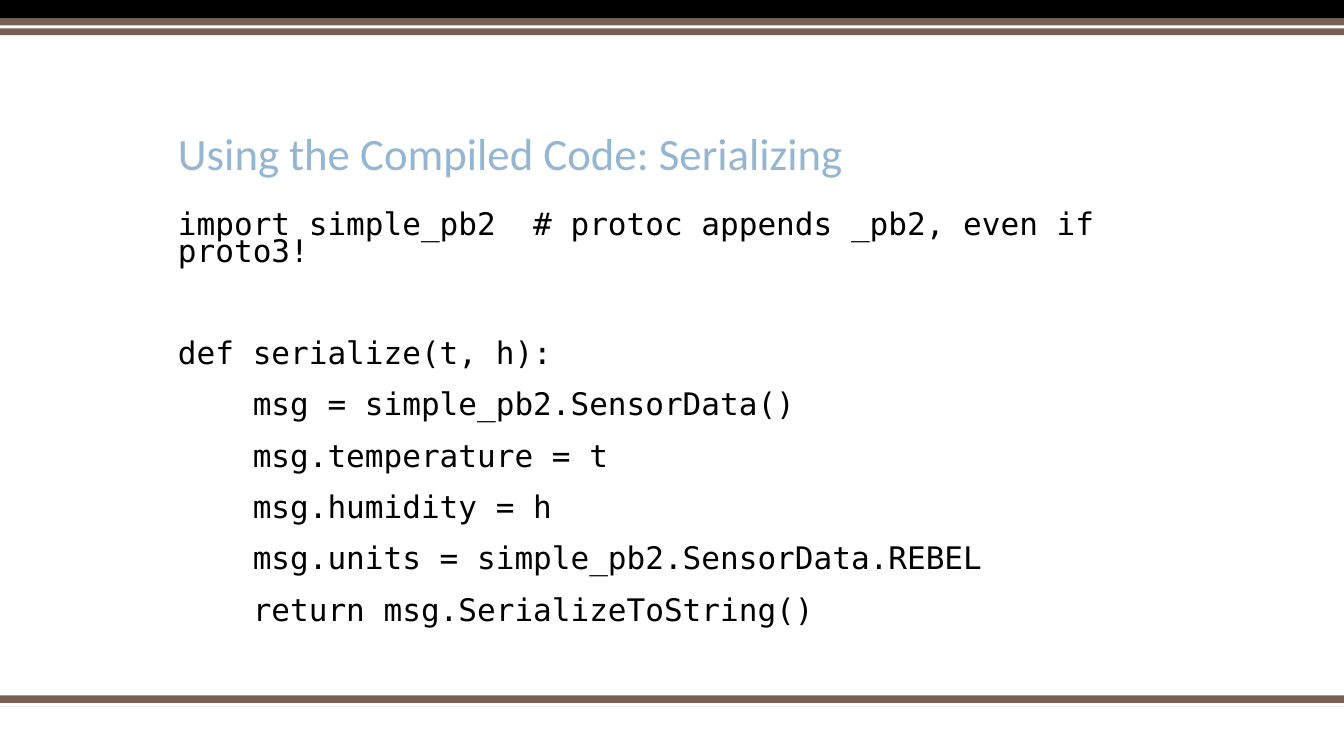
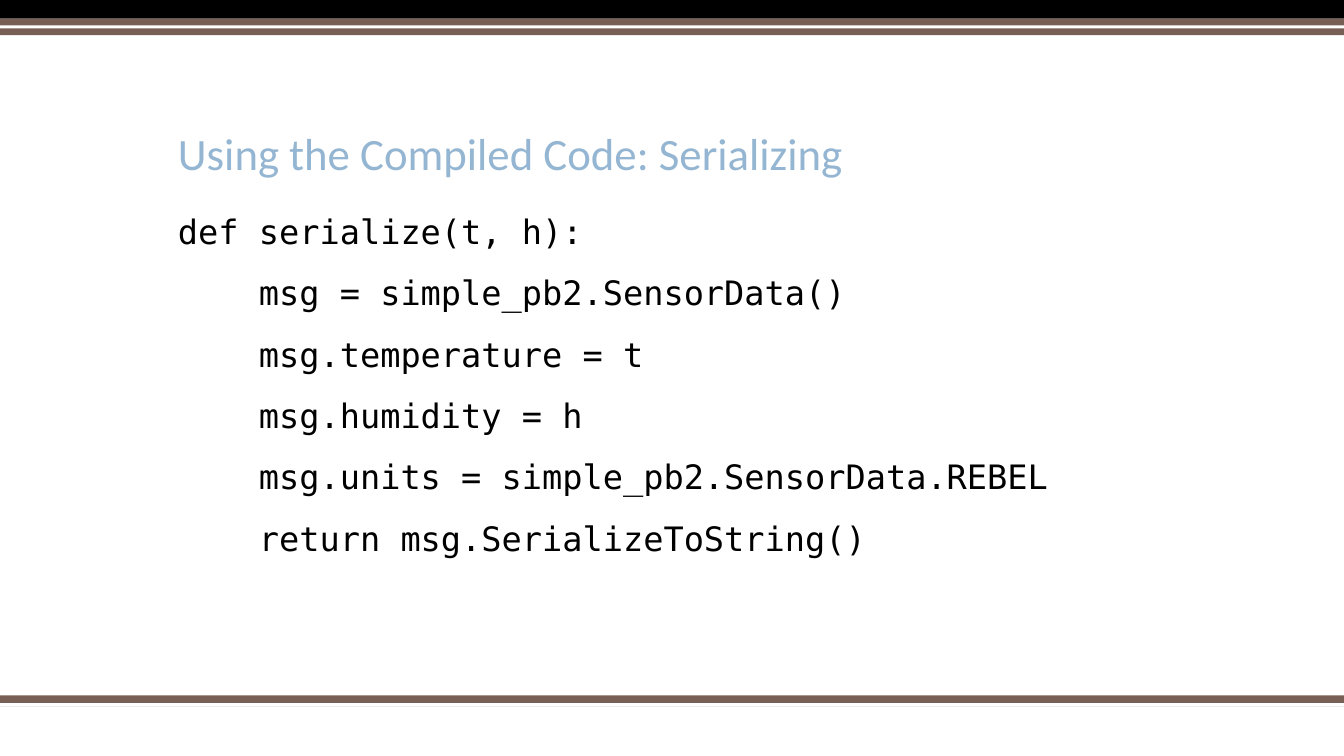
Before and after one commit to kerchen/PyOhioProtobuf, a slide deck: slide 11 of PythonProtobufPyOhio2017.pptx (slide 8 before the commit). Drawn at 1344x756 pixels with LibreOffice and Linux fonts; fonts in the diff are those of the drawing; background and template pictures are left out. Boxes give left, top, right and bottom in pixels: in the first picture for what was removed or moved away, otherwise in the second. Text is boxed around its words. In the diff, an @@ line names an element or a change of style, - is before the commit and + after.

```diff
--- a/PythonProtobufPyOhio2017.pptx
+++ b/PythonProtobufPyOhio2017.pptx
@@ text "def serialize(t, h):" at (x1=178, y1=218, x2=1048, y2=558): size 22.2 to 24 pt; line spacing 0.7 to 0.9 @@
@@ text at (x1=178, y1=211, x2=1094, y2=242): paragraph removed @@
-import simple_pb2 # protoc appends _pb2, even if proto3!
```
Also in this commit, not shown: 4 other slides changed, 8 slides added.
